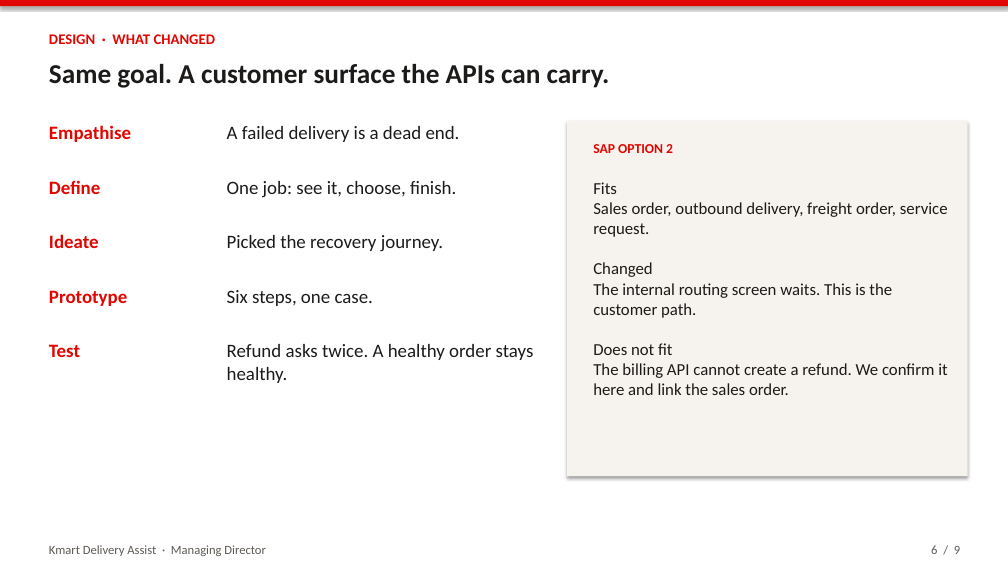
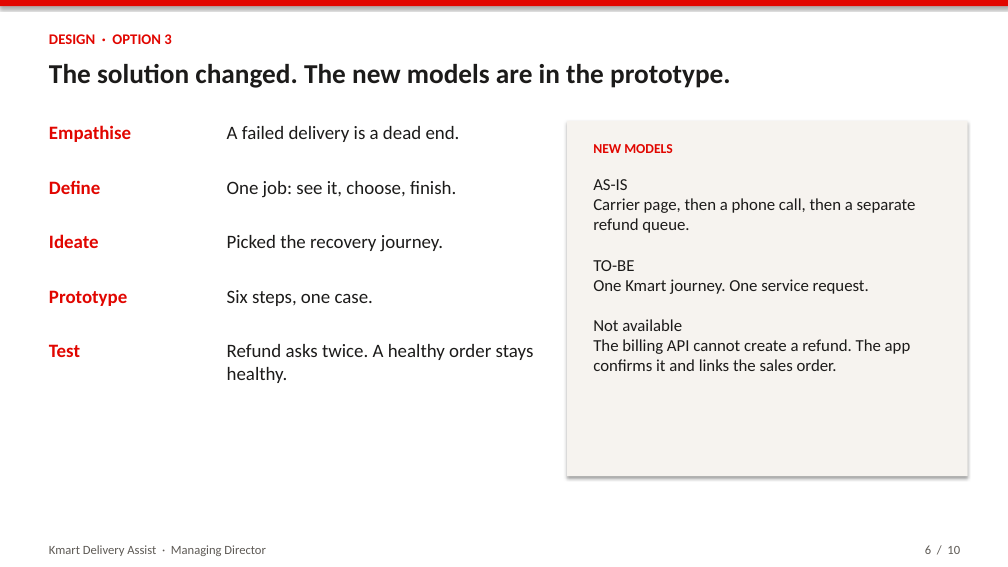
Before and after one commit to Dingchen-Yuan/A3, a slide deck: slide 6 of pitch/Kmart-Delivery-Assist-Lab12.pptx. Drawn at 1008x567 pixels with LibreOffice and Linux fonts; fonts in the diff are those of the drawing. Boxes give left, top, right and bottom in pixels: in the first picture for what was removed or moved away, otherwise in the second. Text is boxed around its words. In the diff, an @@ line names an element or a change of style, - is before the commit and + after.

```diff
--- a/pitch/Kmart-Delivery-Assist-Lab12.pptx
+++ b/pitch/Kmart-Delivery-Assist-Lab12.pptx
@@ text at (49, 34, 171, 44): text changed @@
-DESIGN · WHAT CHANGED
+DESIGN · OPTION 3
@@ text at (49, 64, 731, 88): text changed @@
-Same goal. A customer surface the APIs can carry.
+The solution changed. The new models are in the prototype.
@@ text at (593, 144, 673, 153): text changed @@
-SAP OPTION 2
+NEW MODELS
@@ text at (593, 179, 916, 371): text changed @@
-Fits
-Sales order, outbound delivery, freight order, service request.
-Changed
-The internal routing screen waits. This is the customer path.
-Does not fit
-The billing API cannot create a refund. We confirm it here and link the sales order.
+AS-IS
+Carrier page, then a phone call, then a separate refund queue.
+TO-BE
+One Kmart journey. One service request.
+Not available
+The billing API cannot create a refund. The app confirms it and links the sales order.
@@ text at (925, 545, 960, 554): text changed @@
-6 / 9
+6 / 10
```
Also in this commit, not shown: 5 other slides changed, 1 slide added, 8 other files.
